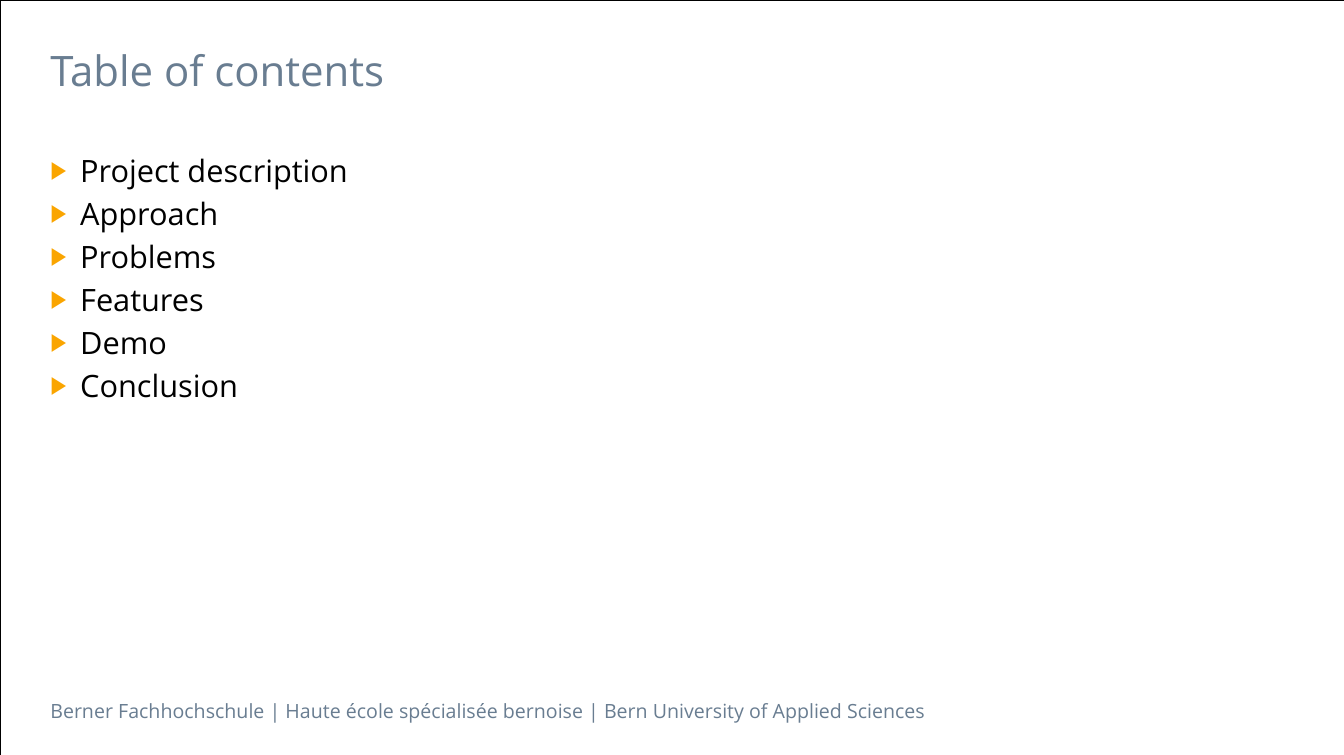
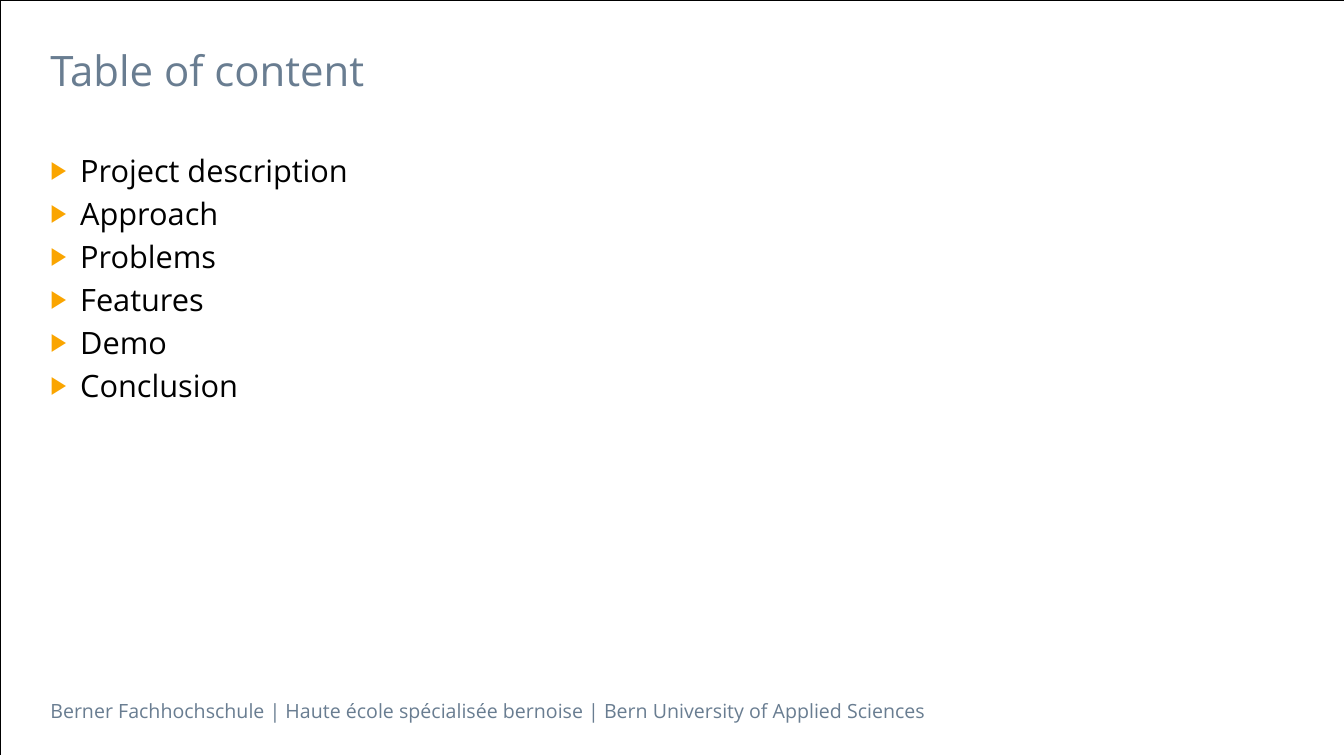
Before and after one commit to B3N5CH1/DiscoPlanet, a slide deck: slide 2 of doc/Presentation.pptx. Drawn at 1344x755 pixels with LibreOffice and Linux fonts; fonts in the diff are those of the drawing. Boxes give left, top, right and bottom in pixels: in the first picture for what was removed or moved away, otherwise in the second. Text is boxed around its words. In the diff, an @@ line names an element or a change of style, - is before the commit and + after.

```diff
--- a/doc/Presentation.pptx
+++ b/doc/Presentation.pptx
@@ title at [50, 54, 364, 87]: text changed @@
-Table of contents
+Table of content
```
Also in this commit, not shown: 4 other slides changed, 4 other files.
